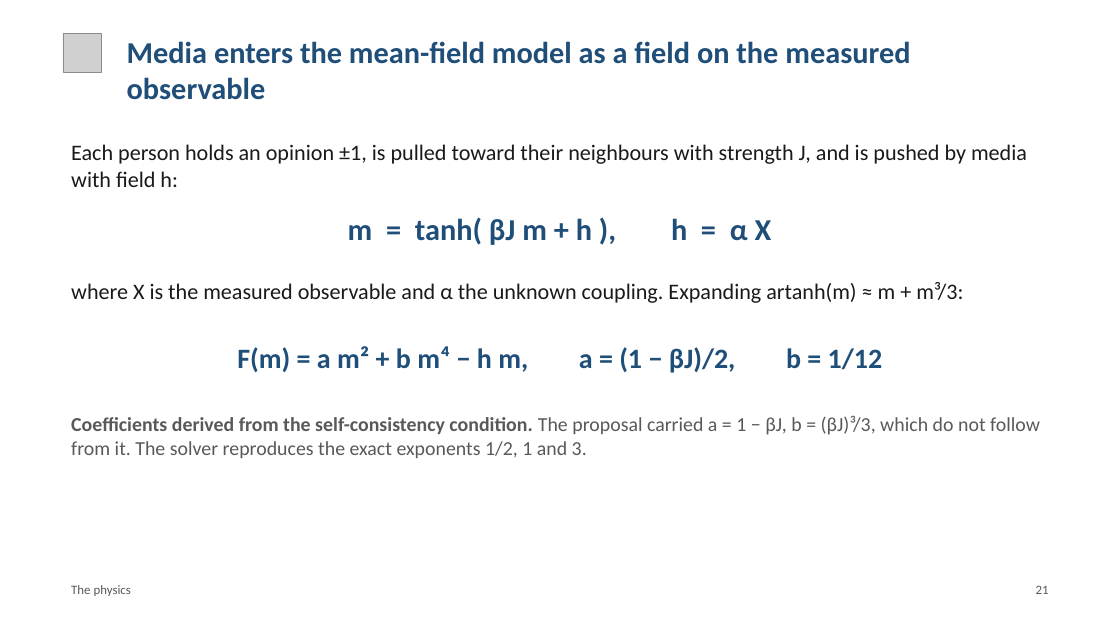
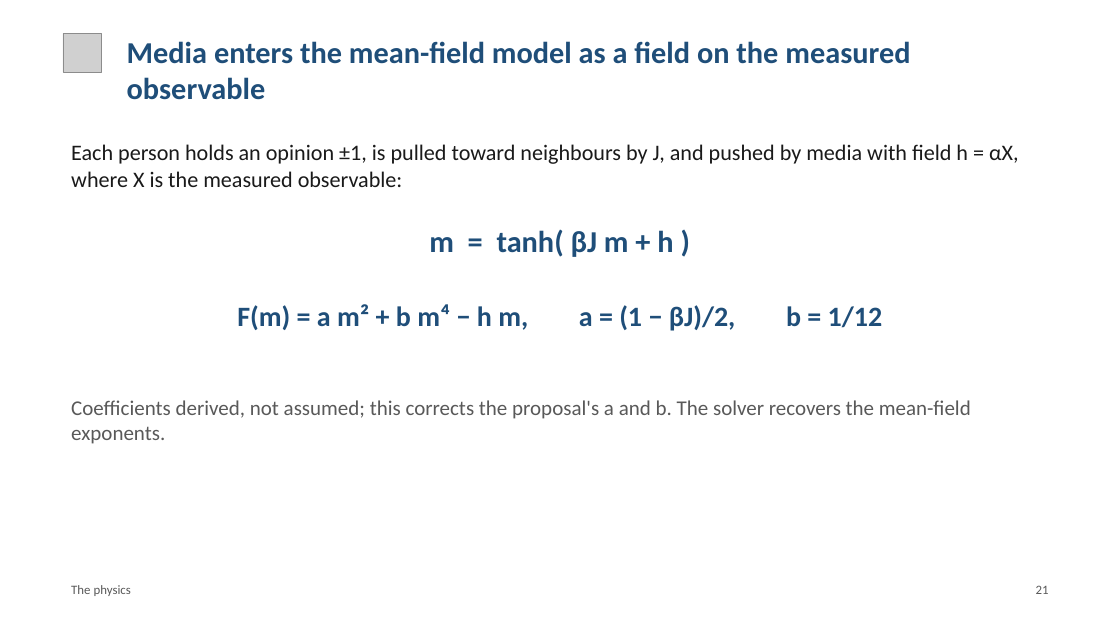
Before and after one commit to brn-mwai/monarch, a slide deck: slide 21 of docs/defence/Monarch_Defence.pptx. Drawn at 1120x630 pixels with LibreOffice and Linux fonts; fonts in the diff are those of the drawing; grey boxes stand for pictures. Boxes give left, top, right and bottom in pixels: in the first picture for what was removed or moved away, otherwise in the second. Text is boxed around its words. In the diff, an @@ line names an element or a change of style, - is before the commit and + after.

```diff
--- a/docs/defence/Monarch_Defence.pptx
+++ b/docs/defence/Monarch_Defence.pptx
@@ text at box(71, 144, 1019, 187): text changed @@
-Each person holds an opinion ±1, is pulled toward their neighbours with strength J, and is pushed by media with field h:
+Each person holds an opinion ±1, is pulled toward neighbours by J, and pushed by media with field h = αX, where X is the measured observable:
@@ text at box(429, 229, 673, 257): text changed @@
-m = tanh( βJ m + h ), h = α X
+m = tanh( βJ m + h )
@@ text "F(m) = a m² + ...": place and size @@
-text "F(m) = a m² + ..." at box(237, 346, 883, 373)
+text "F(m) = a m² + ..." at box(237, 304, 883, 331)
@@ text removed at box(71, 282, 963, 303) @@
-where X is the measured observable and α the unknown coupling. Expanding artanh(m) ≈ m + m³/3:
@@ text at box(71, 400, 971, 444): text changed; size 17 to 18 pt @@
-Coefficients derived from the self-consistency condition. The proposal carried a = 1 − βJ, b = (βJ)³/3, which do not follow from it. The solver reproduces the exact exponents 1/2, 1 and 3.
+Coefficients derived, not assumed; this corrects the proposal's a and b. The solver recovers the mean-field exponents.
```
Also in this commit, not shown: 12 other slides changed, 3 other files.
